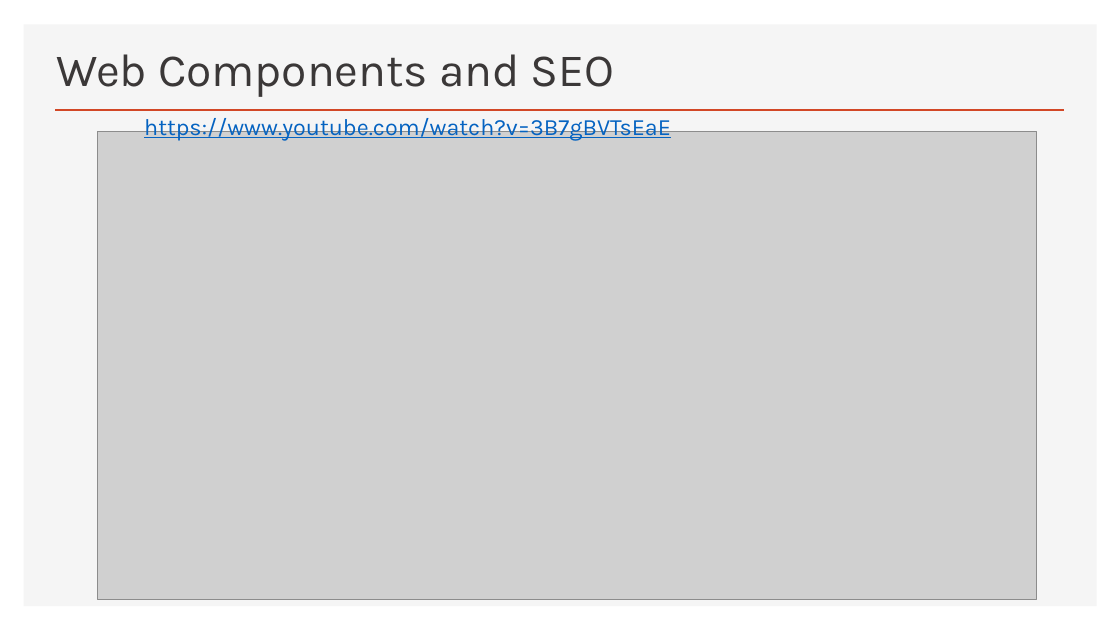
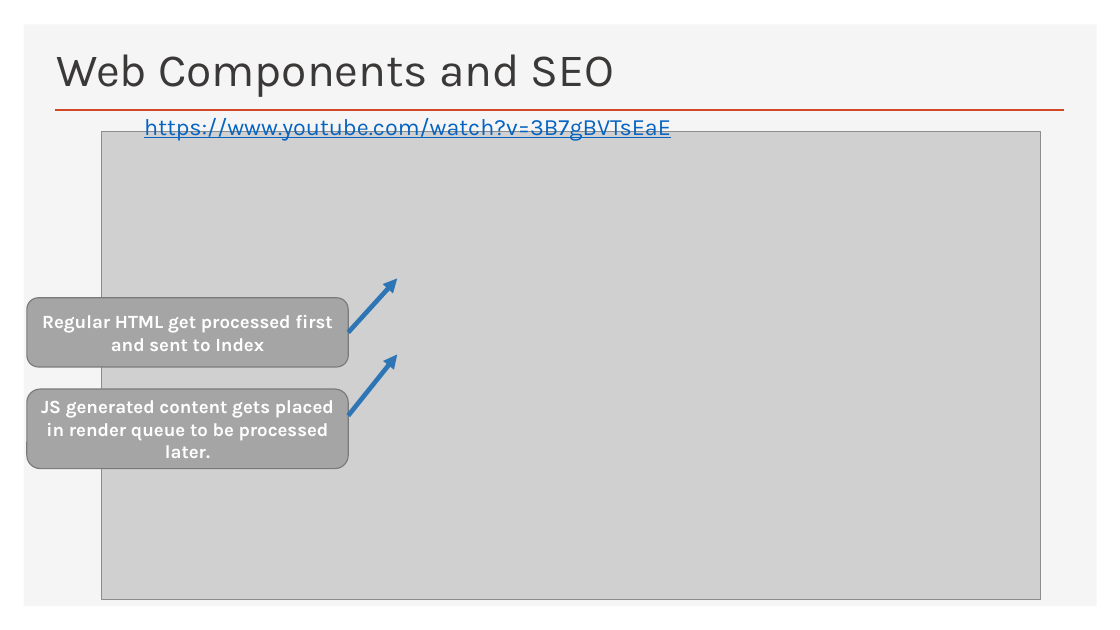
Before and after one commit to Python-Test-Engineer/web-components-v1, a slide deck: slide 10 of SLIDES/talk.pptx. Drawn at 1120x630 pixels with LibreOffice and Linux fonts; fonts in the diff are those of the drawing; grey boxes stand for pictures. Boxes give left, top, right and bottom in pixels: in the first picture for what was removed or moved away, otherwise in the second. Text is boxed around its words. In the diff, an @@ line names an element or a change of style, - is before the commit and + after.

```diff
--- a/SLIDES/talk.pptx
+++ b/SLIDES/talk.pptx
@@ picture: place and size @@
-picture at [97, 131, 1037, 599]
+picture at [102, 131, 1041, 599]
@@ rounded rectangle added at [27, 297, 349, 366], fill #A5A5A5, outline #7A7A7A 1 pt, 16 pt, text #FFFFFF, bold @@
+Regular HTML get processed first and sent to Index
@@ arrow added from (349, 333) to (397, 278), #2E75B6 4 pt @@
@@ arrow added from (349, 416) to (397, 355), #2E75B6 4 pt @@
@@ rounded rectangle added at [27, 389, 349, 469], fill #A5A5A5, outline #7A7A7A 1 pt, 16 pt, text #FFFFFF, bold @@
+JS generated content gets placed in render queue to be processed later.
```
Also in this commit, not shown: 10 other slides changed, 2 other files.
